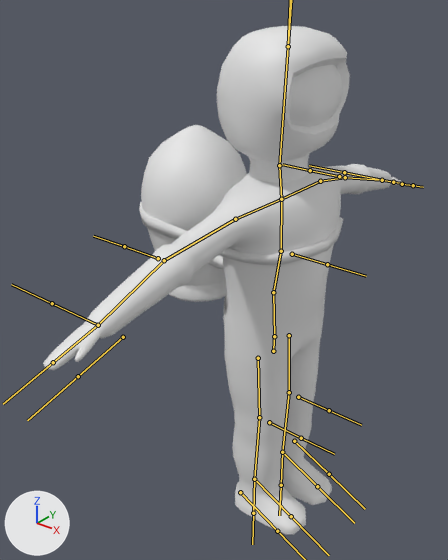
The FBX model Assets/Art/Model/Player_P2.fbx as it was, and as the next commit left it.
Before and after are seen from a 50 mm lens placed at (2.32, -3.62, 4.19), pointed at (-0.52, -0.06, 1.99). The axes (+X, +Y, +Z) are drawn at lower left. The lights are the same throughout. The bones that bend it are drawn over the model as lines.
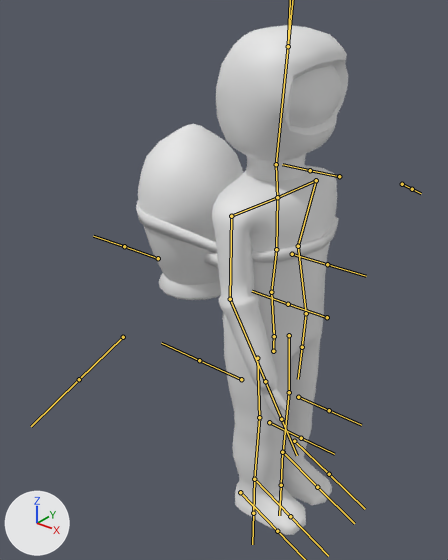
The newer file adds an action. The first version stands in its rest pose; the second is drawn at frame 32 of the action 'Armature|LookAround'.

The edits, one by one:
Bone 'SpineCenter.002' (bone_spinecenter_002) turns from (0, 0, 0) to (0, 0, 1) degrees about its own x, y and z.
Bone 'SpineCenter.001' (bone_spinecenter_001) turns from (0, 0, 0) to (0, 0, 1) degrees about its own x, y and z.
Bone 'SpineCenter' (bone_spinecenter) turns from (0, 0, 0) to (0, 0, 1) degrees about its own x, y and z.
Bone 'SpineUp' (bone_spineup) turns from (0, 0, 0) to (-1, 1, -3) degrees about its own x, y and z.
Bone 'Neck' (bone_neck) turns from (0, 0, 0) to (1, 0, -2) degrees about its own x, y and z.
Bone 'UpperArm.L' (bone_upperarm_l) turns from (0, 0, 0) to (-75, 9, 1) degrees about its own x, y and z.
Bone 'LowerArm.L' (bone_lowerarm_l) turns from (0, 0, 0) to (0, 0, -6) degrees about its own x, y and z.
Bone 'Hand.L' (bone_hand_l) turns from (0, 0, 0) to (-6, 0, 0) degrees about its own x, y and z.
Bone 'UpperArm.R' (bone_upperarm_r) turns from (0, 0, 0) to (72, 13, -19) degrees about its own x, y and z.
Bone 'LowerArm.R' (bone_lowerarm_r) turns from (0, 0, 0) to (0, 0, -17) degrees about its own x, y and z.
Bone 'Hand.R' (bone_hand_r) turns from (0, 0, 0) to (6, 0, 0) degrees about its own x, y and z.

Pixel boxes [x1, y1, x2, y2] of what changed, in the pictures (448 x 560 px):
'Plane', posed (41% narrower): before [43, 26, 403, 534]; after [136, 25, 348, 535]
bone 'SpineCenter.001', root to tip: before (274, 336) to (273, 292); after (274, 336) to (271, 292)
bone 'SpineCenter', root to tip: before (273, 292) to (281, 251); after (271, 292) to (276, 249)
bone 'SpineUp', root to tip: before (281, 251) to (281, 199); after (276, 249) to (277, 197)
bone 'Neck', root to tip: before (281, 199) to (279, 165); after (277, 197) to (276, 164)
bone 'UpperArm.L', root to tip: before (320, 181) to (345, 177); after (316, 180) to (298, 246)
bone 'LowerArm.L', root to tip: before (345, 177) to (382, 180); after (298, 246) to (306, 313)
bone 'Hand.L', root to tip: before (382, 180) to (393, 182); after (306, 313) to (302, 347)
bone 'UpperArm.R', root to tip: before (235, 219) to (164, 260); after (231, 216) to (230, 299)
bone 'LowerArm.R', root to tip: before (164, 260) to (98, 325); after (230, 299) to (265, 381)
bone 'Hand.R', root to tip: before (98, 325) to (53, 362); after (265, 381) to (281, 419)
